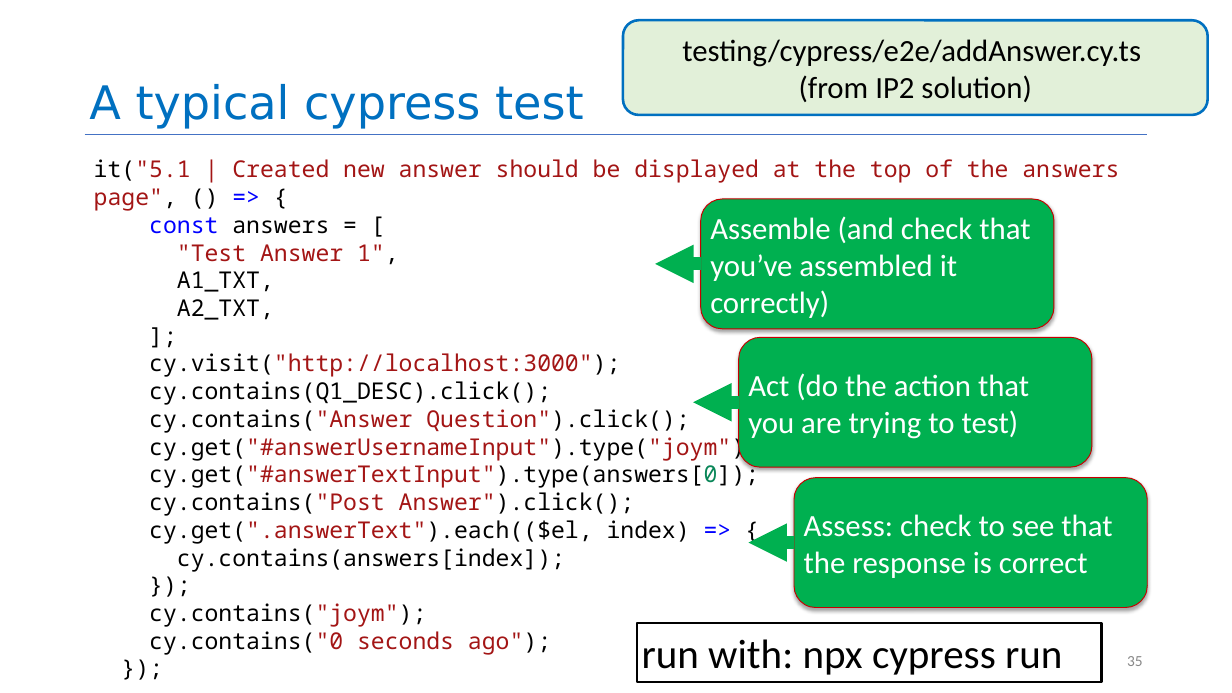
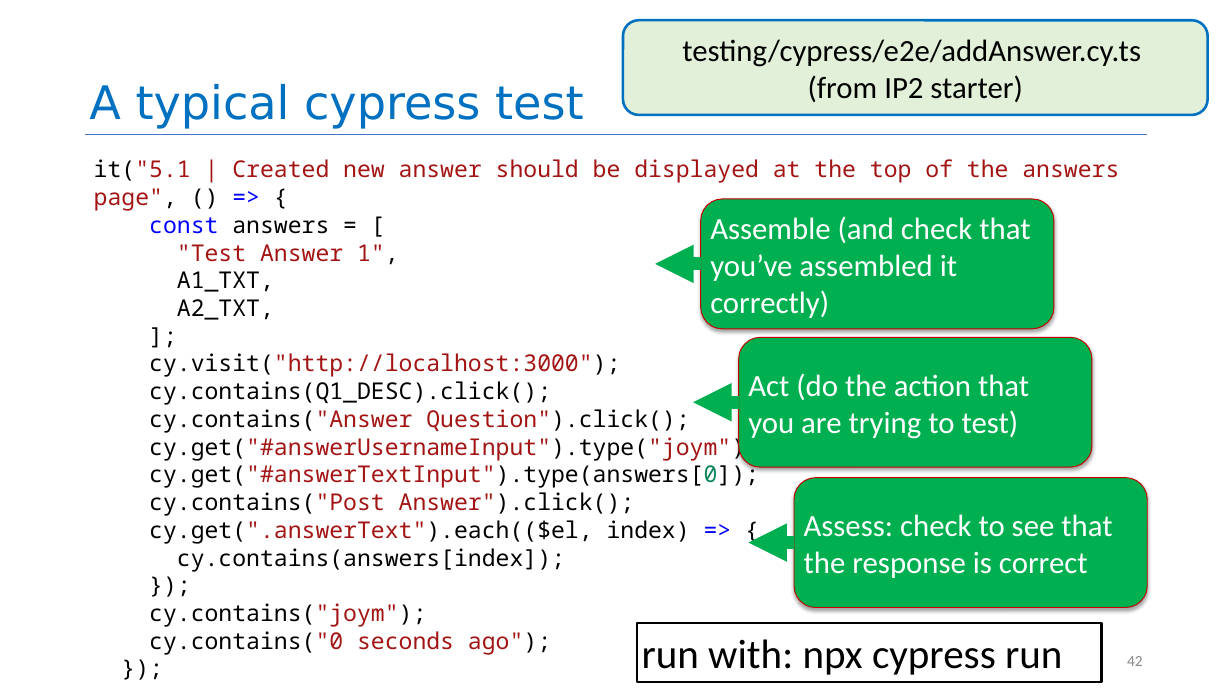
Before and after one commit to yashburshe/CS4530-Fall-2025, a slide deck: slide 42 of Slides/Module 09 React Hooks.pptx (slide 35 before the commit). Drawn at 1232x693 pixels with LibreOffice and Linux fonts; fonts in the diff are those of the drawing. Boxes give left, top, right and bottom in pixels: in the first picture for what was removed or moved away, otherwise in the second. Text is boxed around its words. In the diff, an @@ line names an element or a change of style, - is before the commit and + after.

Commit message:
updated lecture slides

```diff
--- a/Slides/Module 09 React Hooks.pptx
+++ b/Slides/Module 09 React Hooks.pptx
@@ text in rounded rectangle at (808,75,1022,102): text changed @@
-(from IP2 solution)
+(from IP2 starter)
@@ page number at (1127,656,1143,666): text changed @@
-35
+42
```
Also in this commit, not shown: 7 slides added, 2 other files.
